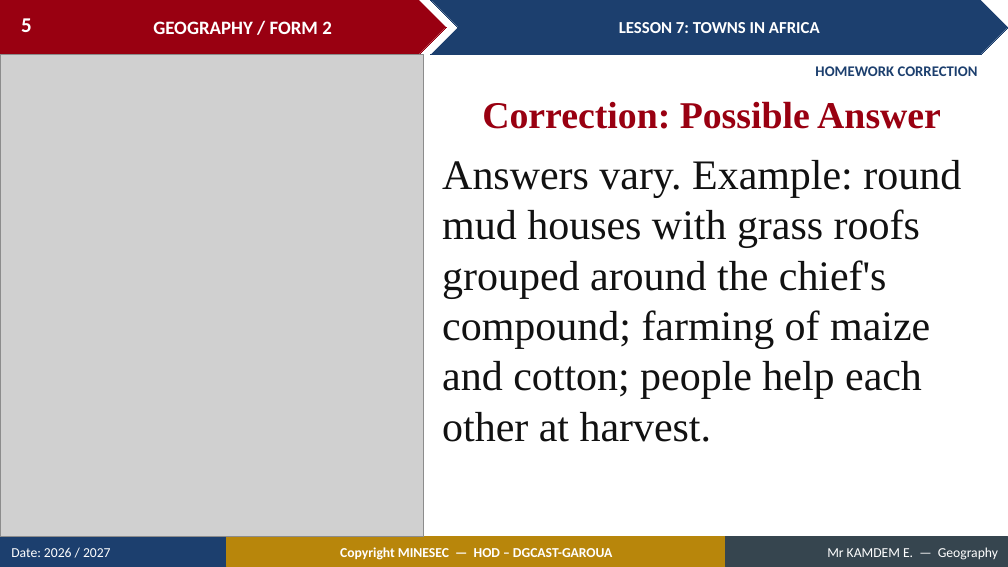
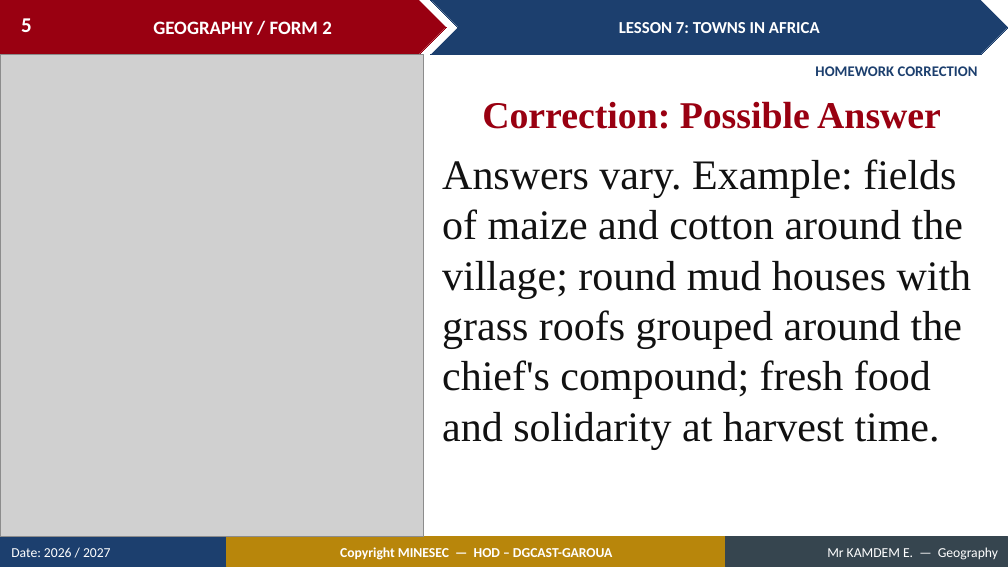
Before and after one commit to Berthautk/linea-github, a slide deck: slide 5 of lecons/F2/14_F2_M2_L07_Towns_in_Africa.pptx. Drawn at 1008x567 pixels with LibreOffice and Linux fonts; fonts in the diff are those of the drawing; grey boxes stand for pictures. Boxes give left, top, right and bottom in pixels: in the first picture for what was removed or moved away, otherwise in the second. Text is boxed around its words. In the diff, an @@ line names an element or a change of style, - is before the commit and + after.

```diff
--- a/lecons/F2/14_F2_M2_L07_Towns_in_Africa.pptx
+++ b/lecons/F2/14_F2_M2_L07_Towns_in_Africa.pptx
@@ text at <box>442,159,972,449</box>: text changed @@
-Answers vary. Example: round mud houses with grass roofs grouped around the chief's compound; farming of maize and cotton; people help each other at harvest.
+Answers vary. Example: fields of maize and cotton around the village; round mud houses with grass roofs grouped around the chief's compound; fresh food and solidarity at harvest time.
```
Also in this commit, not shown: 26 other slides changed, 24 slides added, 4 slides removed, 21 other files.
